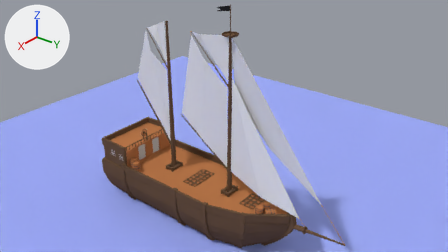
Two versions of the Blender file Assets/Objects/Blender/PirateShip.blend, one commit apart.
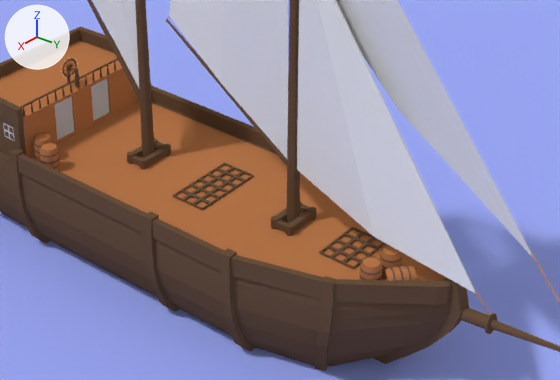
There are two pictures of each version: one from the file's camera 'Camera', one close up on the part from 26% to 74% of the width and 42% to 100% of the height. Lighting does not change. The marker at upper left points along +X, +Y and +Z.
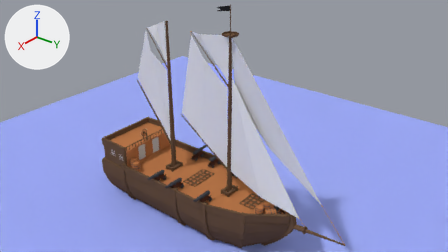
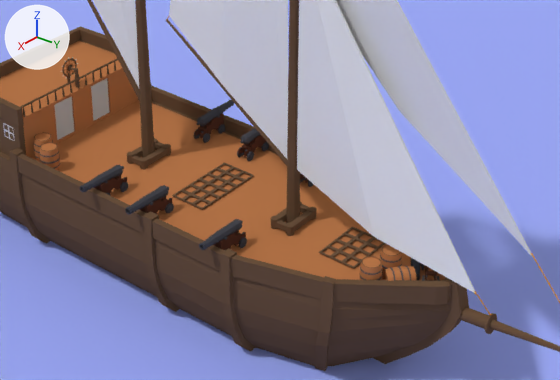
Commit message: Cannon model

Pixel boxes (x1, y1, x2, y2) of what changed, in the close-ups (560 x 380 px):
'Cannon_Cylinder.005', added
    after: (199, 219, 247, 250)
    faces in mat_messing (dark grey #47474e): (199, 219, 247, 250)
    faces in mat_wooddark_001 (brown #563428): (214, 230, 246, 250)
'Cannon_Cylinder.006', added
    after: (125, 185, 174, 215)
    faces in mat_messing (dark grey #47474e): (125, 185, 174, 215)
    faces in mat_wooddark_001 (brown #563428): (139, 196, 172, 214)
'Cannon_Cylinder.007', added
    after: (80, 165, 128, 196)
    faces in mat_messing (dark grey #47474e): (80, 165, 128, 196)
    faces in mat_wooddark_001 (brown #563428): (94, 175, 127, 193)
'Cannon_Cylinder.000', added
    after: (194, 100, 234, 143)
    faces in mat_messing (dark grey #47474e): (194, 100, 234, 143)
    faces in mat_wooddark_001 (brown #563428): (195, 113, 224, 138)
'Cannon_Cylinder.003', added
    after: (237, 128, 269, 161)
    faces in mat_messing (dark grey #47474e): (237, 128, 269, 161)
    faces in mat_wooddark_001 (brown #563428): (238, 135, 266, 157)
'Cannon_Cylinder.001', added
    after: (421, 263, 440, 281)
'Cannon_Cylinder.004', added
    after: (410, 258, 421, 280)
'Cannon_Cylinder.002', added
    after: (300, 173, 314, 187)

What changed in the scene script:
```text
Add ob_cannon_cylinder_003:
    ob_cannon_cylinder_003 = bpy.data.objects.new('Cannon_Cylinder.003', me_cannon_cylinder_003)  # 540 vertices, 508 faces; spans x -0.96..0.96, y -0.07..3.38, z -3.0..3.76; in mat_wooddark_001 (brown #563428), mat_messing (dark grey #47474e)
    ob_cannon_cylinder_003.location = (-0.91, -0.163, 1.131)
    ob_cannon_cylinder_003.rotation_euler = (1.571, 0.0, 1.571)  # degrees (90, 0, 90)
    ob_cannon_cylinder_003.scale = (0.0879, 0.0879, 0.0879)
Add ob_cannon_cylinder_000:
    ob_cannon_cylinder_000 = bpy.data.objects.new('Cannon_Cylinder.000', me_cannon_cylinder_003.copy())
    ob_cannon_cylinder_000.location = (-0.91, -0.798, 1.131)
    ob_cannon_cylinder_000.rotation_euler = (1.571, 0.0, 1.571)  # degrees (90, 0, 90)
    ob_cannon_cylinder_000.scale = (0.0879, 0.0879, 0.0879)
Add ob_cannon_cylinder_002:
    ob_cannon_cylinder_002 = bpy.data.objects.new('Cannon_Cylinder.002', me_cannon_cylinder_003.copy())
    ob_cannon_cylinder_002.location = (-0.91, 0.673, 1.131)
    ob_cannon_cylinder_002.rotation_euler = (1.571, 0.0, 1.571)  # degrees (90, 0, 90)
    ob_cannon_cylinder_002.scale = (0.0879, 0.0879, 0.0879)
Add ob_cannon_cylinder_005:
    ob_cannon_cylinder_005 = bpy.data.objects.new('Cannon_Cylinder.005', me_cannon_cylinder_003.copy())
    ob_cannon_cylinder_005.location = (0.905, 0.815, 1.131)
    ob_cannon_cylinder_005.rotation_euler = (1.571, 0.0, 4.712)  # degrees (90, 0, 270)
    ob_cannon_cylinder_005.scale = (0.0879, 0.0879, 0.0879)
Add ob_cannon_cylinder_006:
    ob_cannon_cylinder_006 = bpy.data.objects.new('Cannon_Cylinder.006', me_cannon_cylinder_003.copy())
    ob_cannon_cylinder_006.location = (0.905, -0.158, 1.131)
    ob_cannon_cylinder_006.rotation_euler = (1.571, 0.0, 4.712)  # degrees (90, 0, 270)
    ob_cannon_cylinder_006.scale = (0.0879, 0.0879, 0.0879)
Add ob_cannon_cylinder_007:
    ob_cannon_cylinder_007 = bpy.data.objects.new('Cannon_Cylinder.007', me_cannon_cylinder_003.copy())
    ob_cannon_cylinder_007.location = (0.905, -0.801, 1.131)
    ob_cannon_cylinder_007.rotation_euler = (1.571, 0.0, 4.712)  # degrees (90, 0, 270)
    ob_cannon_cylinder_007.scale = (0.0879, 0.0879, 0.0879)
Add ob_cannon_cylinder_001:
    ob_cannon_cylinder_001 = bpy.data.objects.new('Cannon_Cylinder.001', me_cannon_cylinder_008)  # 380 vertices, 354 faces; spans x -0.96..0.96, y -0.07..2.74, z -0.64..3.71; in mat_wooddark_001 (brown #563428), mat_messing (dark grey #47474e)
    ob_cannon_cylinder_001.location = (-0.178, 2.508, 1.131)
    ob_cannon_cylinder_001.rotation_euler = (1.571, 0.0, 2.167)  # degrees (90, 0, 124)
    ob_cannon_cylinder_001.scale = (0.0879, 0.0879, 0.0879)
Add ob_cannon_cylinder_004:
    ob_cannon_cylinder_004 = bpy.data.objects.new('Cannon_Cylinder.004', me_cannon_cylinder_009)  # 160 vertices, 154 faces; spans x -0.62..0.62, y 2.05..3.38, z -3.0..3.76; in mat_messing (dark grey #47474e)
    ob_cannon_cylinder_004.location = (-0.157, 2.364, 0.917)
    ob_cannon_cylinder_004.rotation_euler = (1.571, 0.0, 5.288)  # degrees (90, 0, 303)
    ob_cannon_cylinder_004.scale = (0.0879, 0.0879, 0.0879)
```
